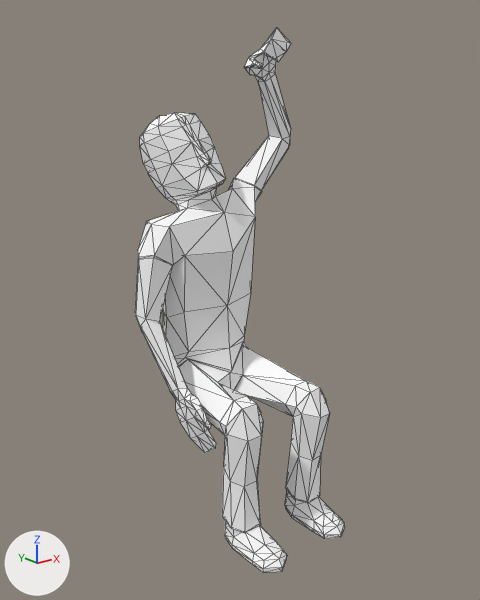
Before and after pictures for a commit that changed the glTF model frontend/assets/models3d/packs/quaternius-fbx/male_sitting_cheering.glb.
Both versions are drawn from a camera (50 mm lens) standing at (-1.486, -1.638, 1.608) and looking at (0.008, 0.229, 0.862). Every picture has the same lights, and +X, +Y and +Z are marked at lower left. The picture after the commit comes second. Mesh edges are drawn as thin lines. Where no turn or scale is listed for an object, it has been applied to the vertices.

The scene before the commit, as lines of its bpy script (objects in view):
```python
mat_material_0 = principled_material('Material_0')
mat_material_0.base_color = (1.0, 1.0, 1.0)  # white #ffffff
mat_material_0.roughness = 0.85
mat_material_1 = principled_material('Material_1')
mat_material_1.base_color = (1.0, 1.0, 1.0)  # white #ffffff
mat_material_1.roughness = 0.85
mat_material_2 = principled_material('Material_2')
mat_material_2.base_color = (1.0, 1.0, 1.0)  # white #ffffff
mat_material_2.roughness = 0.85
mat_material_3 = principled_material('Material_3')
mat_material_3.base_color = (1.0, 1.0, 1.0)  # white #ffffff
mat_material_3.roughness = 0.85
me_mesh_0 = bpy.data.meshes.new('Mesh_0')
me_mesh_0.from_pydata(...)  # 446 vertices, 888 faces; spans x -0.33..0.41, y -0.19..0.62, z -0.02..1.83
# faces by material slot: [428, 152, 158, 150]
me_mesh_0.materials.append(mat_material_0)  # white #ffffff
me_mesh_0.materials.append(mat_material_1)  # white #ffffff
me_mesh_0.materials.append(mat_material_2)  # white #ffffff
me_mesh_0.materials.append(mat_material_3)  # white #ffffff
ob_male_sitting_cheering = bpy.data.objects.new('Male_Sitting_Cheering', me_mesh_0)
ob_male_sitting_cheering.location = (0.0, 0.0, 0.0)
```
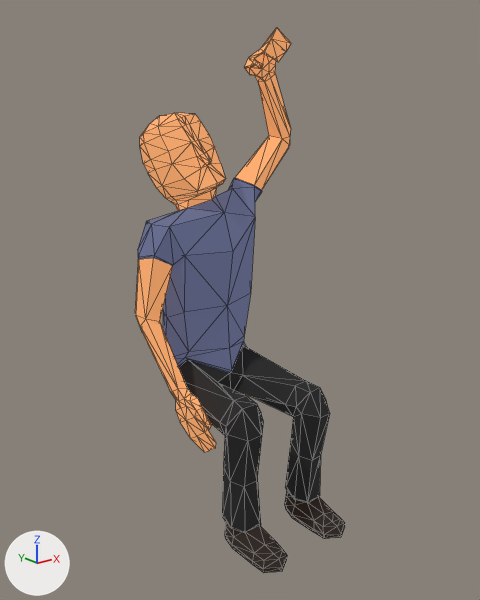
Where the change shows, as pixel boxes (x1, y1, x2, y2) in the pictures (480 x 600 px):
'Male_Sitting_Cheering', recoloured, surface changed (darker): (135, 28, 345, 573) in both

The change in detail:
Material 'Material_0' (mat_material_0) changes colour from white #ffffff to orange #bf8050; in linear values from (1.0, 1.0, 1.0) to (0.52, 0.216, 0.0804).
In material 'Material_0' (mat_material_0), emission_color is now set to (0.52, 0.216, 0.0804), orange #bf8050.
In material 'Material_0' (mat_material_0), emission_strength is now set to 1.0.
Material 'Material_1' (mat_material_1) changes colour from white #ffffff to dark blue #464b66; in linear values from (1.0, 1.0, 1.0) to (0.0608, 0.0713, 0.134).
In material 'Material_1' (mat_material_1), emission_color is now set to (0.0608, 0.0713, 0.134), dark blue #464b66.
In material 'Material_1' (mat_material_1), emission_strength is now set to 1.0.
Material 'Material_2' (mat_material_2) changes colour from white #ffffff to black #0f0f0f; in linear values from (1.0, 1.0, 1.0) to (0.00497, 0.00461, 0.00477).
In material 'Material_2' (mat_material_2), emission_color is now set to (0.00497, 0.00461, 0.00477), black #0f0f0f.
In material 'Material_2' (mat_material_2), emission_strength is now set to 1.0.
Material 'Material_3' (mat_material_3) changes colour from white #ffffff to black #170e07; in linear values from (1.0, 1.0, 1.0) to (0.00866, 0.00438, 0.00219).
In material 'Material_3' (mat_material_3), emission_strength is now set to 1.0.
